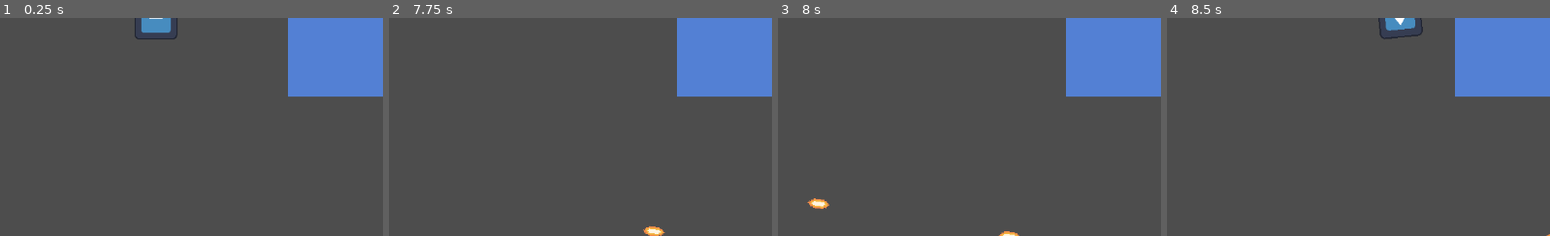
Above: before the commit, frames 1-4 (left to right).
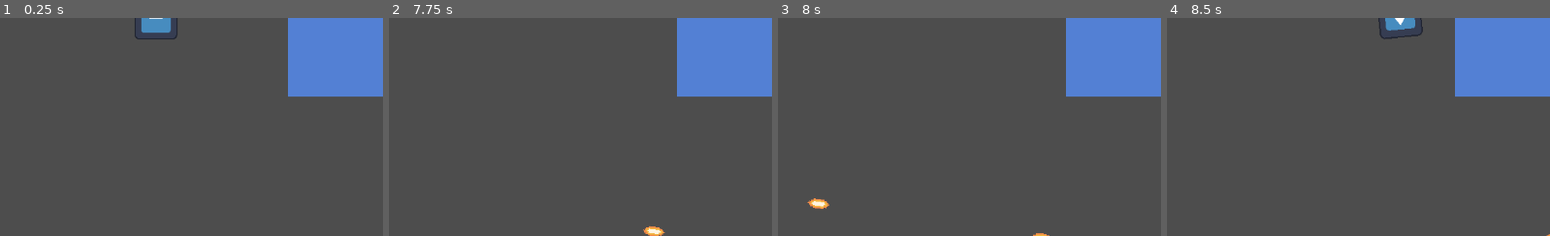
Above: after the commit, the same moments.

Repository: jrjresq/objectpooldemo
Game: Godot game, scene res://src/game.tscn
The game is run twice, just before and just after one commit, with the same random seed, the same clock (stepped at 60 frames per second) and the same inputs. The engine's default icon, where the game draws it, is replaced by a stand-in: a white triangle on a blue panel in a dark square.
Inputs (mouse positions are % of the whole screen's width and height, from its top left):
- Up to frame 1 (0.25 s): no input
- Up to frame 2 (7.75 s): click (13, 5) at 0.5 s; tap Enter at 1.25, 5.75 s; move the mouse to (72, 45) at 1.27 s; hold D (move_right) 1.28-2.03 s; hold Space (player_fire) 1.28-2.03 s; move the mouse to (29, 55) at 2.02 s; hold S (move_down) 2.03-2.78 s; tap Space (player_fire) every 1.5 s from 2.1 to 6.6 s; move the mouse to (59, 28) at 2.77 s; hold D (move_right) 2.78-3.53 s; hold Space (player_fire) 2.78-3.53 s; move the mouse to (44, 70) at 3.52 s; hold W (move_up) 3.53-4.28 s; move the mouse to (80, 65) at 4.27 s; hold Space (player_fire) 4.28-5.03 s; hold A (move_left) 4.28-5.78 s; move the mouse to (19, 35) at 5.02 s; move the mouse to (54, 50) at 5.77 s; hold S (move_down) 5.78-6.53 s; hold Space (player_fire) 5.78-6.53 s; move the mouse to (34, 25) at 6.52 s; hold D (move_right) 6.53-7.28 s; move the mouse to (72, 45) at 7.27 s; hold W (move_up) from 7.28 s (still down); hold Space (player_fire) from 7.28 s (still down)
- Up to frame 3 (8 s): keep holding W (move_up); keep holding Space (player_fire)
- Up to frame 4 (8.5 s): move the mouse to (29, 55) at 8.02 s; release W (move_up) at 8.03 s; release Space (player_fire) at 8.03 s; hold D (move_right) from 8.03 s (still down); tap Space (player_fire) at 8.1 s
The pictures show only the part of the screen within x 29-79%, y 50-100%; the shares and areas given below are measured in that part.

Frames 1-2 are identical in both runs. In frame 3, 0.1% of the frame differs, in the area x 57-71%, y 97-100%; in frame 4, nothing differs.
Error after the commit: Trying to return a previously freed instance. (res://src/utils/object_pool.gd:26)

Commit message:
Update object_pool.gd

Diff:
--- a/src/utils/object_pool.gd
+++ b/src/utils/object_pool.gd
@@ -9,11 +9,11 @@
 	if existing_instances:
 		var new_instance = existing_instances.pop_back()
 
-		# if the instance is invalid, keep popping back until it is valid. otherwise, make a new instance
-		if not is_instance_valid(new_instance):
-			if existing_instances.size() <= 0:
-				instances.erase(scene)
-			return instance(scene)
+		## if the instance is invalid, keep popping back until it is valid. otherwise, make a new instance
+		#if not is_instance_valid(new_instance):
+			#if existing_instances.size() <= 0:
+				#instances.erase(scene)
+			#return instance(scene)
 
 		if existing_instances.size() <= 0:
 			instances.erase(scene)
